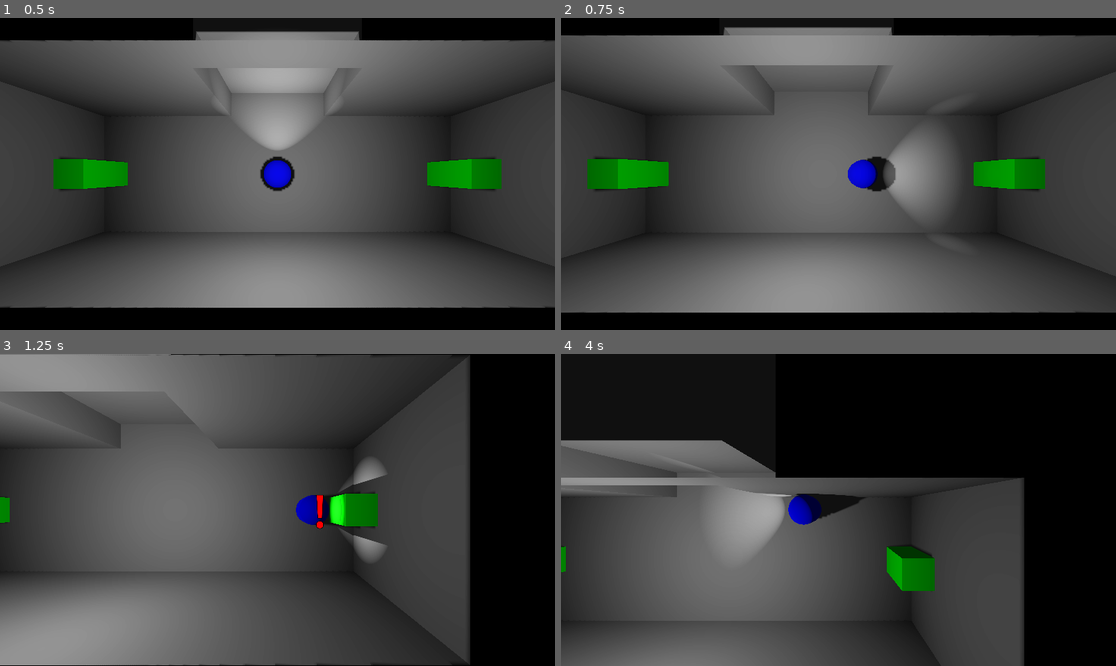
Above: before the commit, frames 1-4 (two rows, left to right).
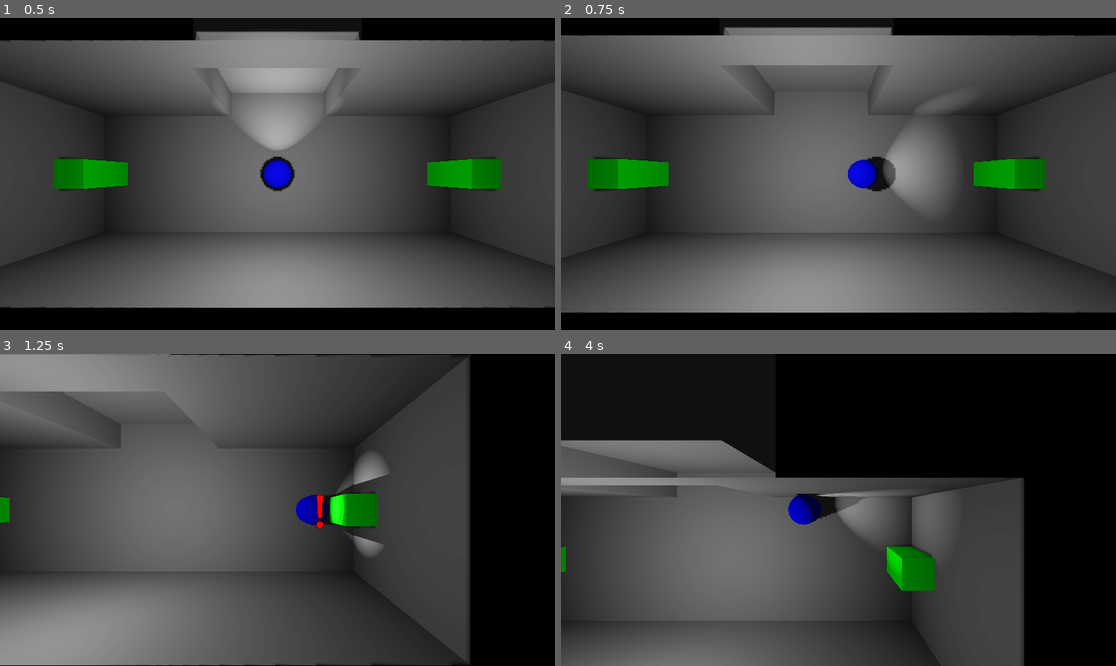
Above: after the commit, the same moments.

Repository: Evanator05/albertagamejam2023
Game: Godot game, scene res://Scenes/Level.tscn
Two runs of this game, one before a commit and one after it. Both use one fixed random seed, a clock stepped at 60 frames per second and the inputs below.
Inputs (mouse positions are in pixels of both pictures, inside the frame that each line leads up to):
- Up to frame 1 (0.5 s): no input
- Up to frame 2 (0.75 s): move the mouse to (960, 158) at 0.52 s; hold D (moveRight) from 0.53 s (still down); tap E (interact) at 0.6 s
- Up to frame 3 (1.25 s): keep holding D (moveRight)
- Up to frame 4 (4 s): move the mouse to (727, 525) at 1.27 s; release D (moveRight) at 1.28 s; hold S (moveDown) 1.28-2.03 s; tap E (interact) every 0.75 s from 1.35 to 3.6 s; move the mouse to (894, 441) at 2.02 s; hold D (moveRight) 2.03-2.78 s; move the mouse to (810, 572) at 2.77 s; hold W (moveUp) 2.78-3.53 s; move the mouse to (1005, 556) at 3.52 s; hold A (moveLeft) from 3.53 s (still down)

Frame 1 is identical in both runs. In frame 2, 0.2% of the frame differs, in the area x 58-70%, y 25-63%; in frame 3, 0.2%; in frame 4, 5.0%, in the area x 0-70%, y 27-74%.

Commit message:
mouse aim

Diff:
--- a/Scenes/Level.tscn
+++ b/Scenes/Level.tscn
@@ -1,5 +1,6 @@
-[gd_scene load_steps=10 format=3 uid="uid://cu6yi1pxoioyp"]
+[gd_scene load_steps=12 format=3 uid="uid://cu6yi1pxoioyp"]
 
+[ext_resource type="Script" path="res://Scripts/main.gd" id="1_1snx0"]
 [ext_resource type="PackedScene" uid="uid://b2av77eexy866" path="res://Objects/Enemy.tscn" id="1_hkow6"]
 [ext_resource type="PackedScene" uid="uid://dpikd35h2mjce" path="res://Objects/Player.tscn" id="1_tdowx"]
 [ext_resource type="Script" path="res://Scripts/Camera.gd" id="4_6wvhx"]
@@ -25,7 +26,11 @@
 [sub_resource type="BoxShape3D" id="BoxShape3D_idoms"]
 size = Vector3(4, 4, 1)
 
+[sub_resource type="BoxShape3D" id="BoxShape3D_s14ge"]
+size = Vector3(90, 1, 50)
+
 [node name="Level" type="Node3D"]
+script = ExtResource("1_1snx0")
 
 [node name="WorldEnvironment" type="WorldEnvironment" parent="."]
 environment = SubResource("Environment_gyeoi")
@@ -119,11 +124,17 @@
 transform = Transform3D(1, 0, 0, 0, 1, 0, 0, 0, 1, 0, 2, 0)
 shape = SubResource("BoxShape3D_idoms")
 
-[node name="Button" parent="." instance=ExtResource("4_gk0ah")]
+[node name="MultiButton" parent="." instance=ExtResource("5_nq42l")]
 
-[node name="Button2" parent="." instance=ExtResource("4_gk0ah")]
+[node name="Button" parent="MultiButton" instance=ExtResource("4_gk0ah")]
+
+[node name="Button2" parent="MultiButton" instance=ExtResource("4_gk0ah")]
 transform = Transform3D(1, 0, 0, 0, 1, 0, 0, 0, 1, -7, -1.5, 0)
 
-[node name="MultiButton" parent="." instance=ExtResource("5_nq42l")]
+[node name="OrderedButton" type="Node3D" parent="."]
 
-[node name="OrderedButton" type="Node3D" parent="."]
+[node name="StaticBody3D" type="StaticBody3D" parent="."]
+
+[node name="CollisionShape3D" type="CollisionShape3D" parent="StaticBody3D"]
+transform = Transform3D(1, 0, 0, 0, 1, 0, 0, 0, 1, 0, -5, 0)
+shape = SubResource("BoxShape3D_s14ge")
--- a/Scripts/Buttons/MultiButton.gd
+++ b/Scripts/Buttons/MultiButton.gd
@@ -1,13 +1,17 @@
 extends Node3D
+
+signal opened()
 
 func _ready():
 	for child in get_children():
 		if child is PressButton:
 			child.stateUpdated.connect(stateUpdated)
 
-
 func stateUpdated(state):
 	for child in get_children():
-		if not child.isPressed: return false
-	print("open")
+		if not child.isPressed:
+
+			return false
+
+	emit_signal("opened")
 	return true
--- a/Scripts/Player.gd
+++ b/Scripts/Player.gd
@@ -17,7 +17,9 @@
 	interact()
 	var inputs:Vector2 = Input.get_vector("moveLeft", "moveRight", "moveUp", "moveDown")
 	if inputs != Vector2.ZERO:
-		rotation.y = getAngle(Vector3(inputs.x,0,inputs.y))
+		var pos = getMousePos()
+		if not pos == null:
+			rotation.y = getAngle(pos)
 	velocity = Vector3(inputs.x, 0, inputs.y)*maxSpeed
 	camera.offset.y = (getRoomSize()/2)+5
 	move_and_slide()
@@ -46,6 +48,22 @@
 			if area is InteractArea:
 				area.interact(self)
 
+func getMousePos():
+	var mouse_position = get_viewport().get_mouse_position()
+
+	var ray = PhysicsRayQueryParameters3D.new()
+	ray.from = camera.project_ray_origin(mouse_position)
+	ray.to = ray.from + camera.project_ray_normal(mouse_position) * 2000
+
+	var space_state = get_world_3d().direct_space_state
+	var intersection = space_state.intersect_ray(ray)
+
+	if not intersection.is_empty():
+		var pos = intersection["position"]
+		var look_at_me = Vector3(pos.x, global_transform.origin.y, pos.z)
+		return look_at_me
+	else:
+		return null
 
 func getRoomSize():
 	$Raycasts.global_transform.origin = global_transform.origin
--- /dev/null
+++ b/Scripts/main.gd
@@ -0,0 +1,29 @@
+extends Node3D
+
+var ray_origin = Vector3()
+var ray_target = Vector3()
+
+
+func _physics_process(delta):
+	var mouse_position = get_viewport().get_mouse_position()
+
+	var ray = PhysicsRayQueryParameters3D.new()
+	ray.from = $Camera3D.project_ray_origin(mouse_position)
+	ray.to = ray.from + $Camera3D.project_ray_normal(mouse_position) * 2000
+
+	var space_state = get_world_3d().direct_space_state
+	var intersection = space_state.intersect_ray(ray)
+
+	if not intersection.is_empty():
+		var pos = intersection["position"]
+		var look_at_me = Vector3(pos.x, $Player.position.y, pos.z)
+		$Player.look_at(look_at_me, Vector3.UP)
+
+# Called when the node enters the scene tree for the first time.
+#func _ready():
+	pass # Replace with function body.
+
+
+# Called every frame. 'delta' is the elapsed time since the previous frame.
+#func _process(delta):
+#	pass
